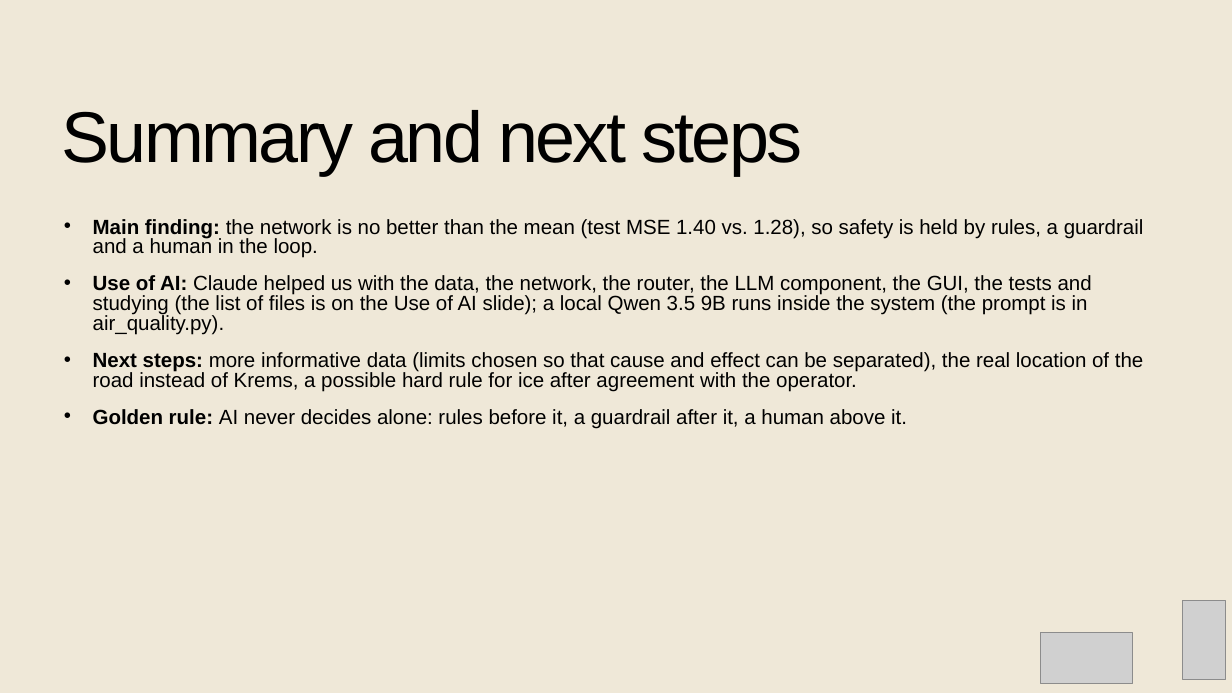
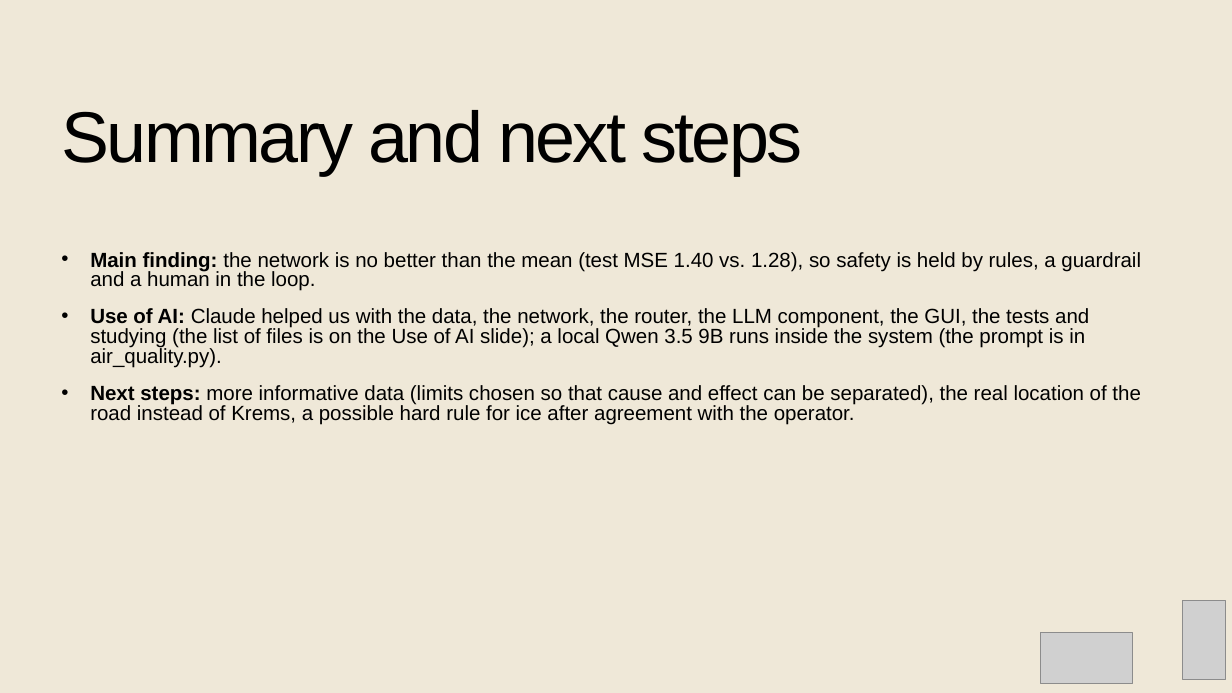
Before and after one commit to matus-bon/SE---Speed-limit, a slide deck: slide 34 of Speed_Limit_Project_EN_FINAL.pptx. Drawn at 1232x693 pixels with LibreOffice and Linux fonts; fonts in the diff are those of the drawing; grey boxes stand for pictures. Boxes give left, top, right and bottom in pixels: in the first picture for what was removed or moved away, otherwise in the second. Text is boxed around its words. In the diff, an @@ line names an element or a change of style, - is before the commit and + after.

```diff
--- a/Speed_Limit_Project_EN_FINAL.pptx
+++ b/Speed_Limit_Project_EN_FINAL.pptx
@@ text "Main finding: the network is ..." moved from (x1=93, y1=219, x2=1144, y2=429) to (x1=90, y1=252, x2=1141, y2=425) @@
@@ text at (x1=93, y1=409, x2=907, y2=429): paragraph removed @@
-• Golden rule: AI never decides alone: rules before it, a guardrail after it, a human above it.
```
Also in this commit, not shown: 4 other slides changed, 4 other files.
